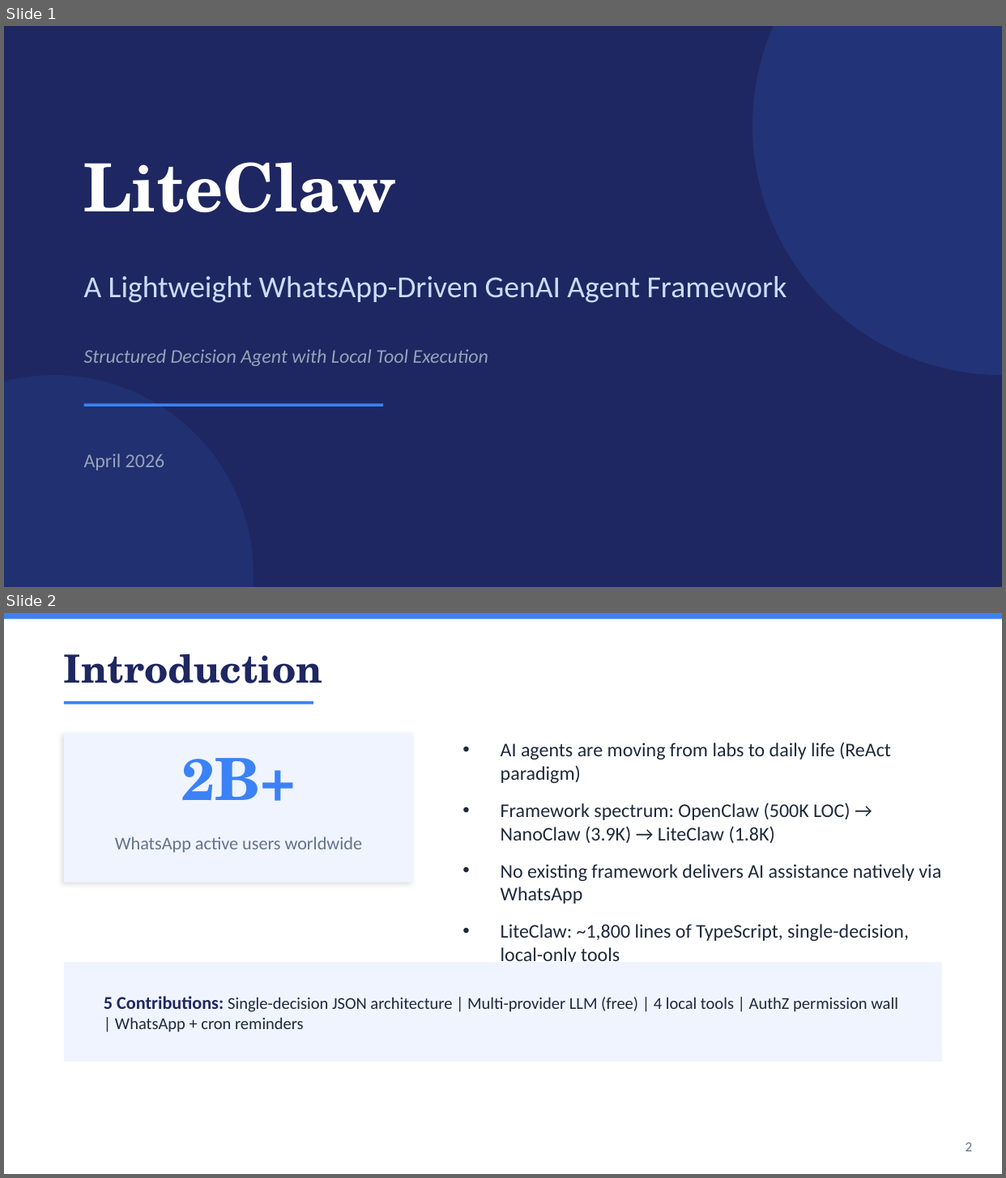
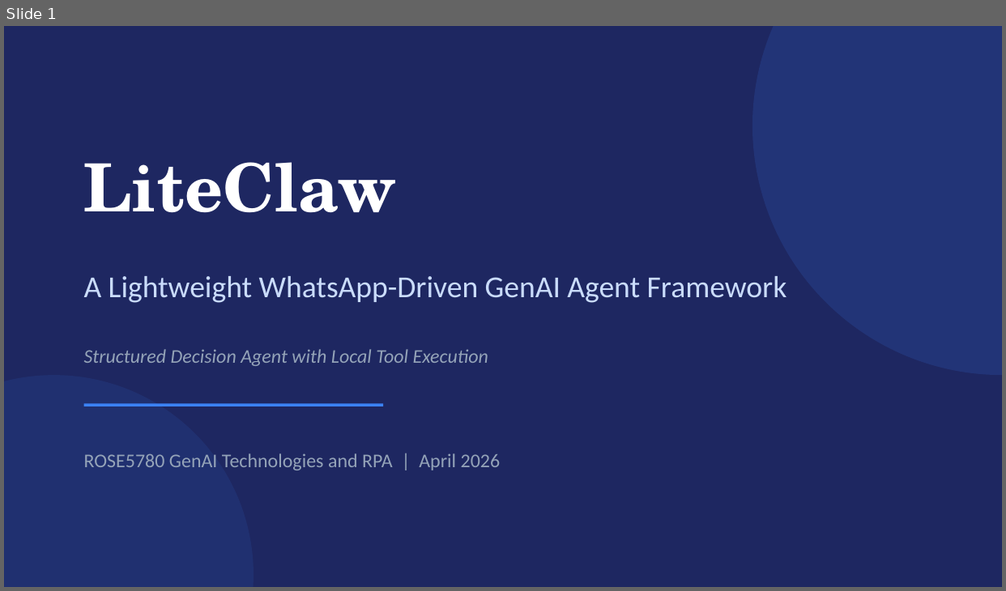
Before and after one commit to LIJianxuanLeo/liteclaw, a slide deck: docs/presentation.pptx. Shown one above the other, each under a label of ours: slides 1 and 2 before the commit, slide 1 after it. The pictures are 1006x1178 and 1006x591 pixels, drawn with LibreOffice and Linux fonts; fonts in the diff are those of the drawing. Boxes give left, top, right and bottom in pixels: in the first picture for what was removed or moved away, otherwise in the second. Text is boxed around its words. In the diff, an @@ line names an element or a change of style, - is before the commit and + after.

```diff
--- a/docs/presentation.pptx
+++ b/docs/presentation.pptx
@@ slide 2 removed at bbox=[4, 613, 1002, 1174], background #FFFFFF @@
@@ rectangle removed at bbox=[4, 613, 1002, 619] @@
@@ text removed at bbox=[64, 653, 323, 683] @@
-Introduction
@@ line removed from (64, 703) to (313, 703) @@
@@ rectangle removed at bbox=[64, 733, 413, 883] @@
@@ text removed at bbox=[181, 758, 296, 801] @@
-2B+
@@ text removed at bbox=[501, 743, 941, 962] @@
-• AI agents are moving from labs to daily life (ReAct paradigm)
-• Framework spectrum: OpenClaw (500K LOC) → NanoClaw (3.9K) → LiteClaw (1.8K)
-• No existing framework delivers AI assistance natively via WhatsApp
-• LiteClaw: ~1,800 lines of TypeScript, single-decision, local-only tools
@@ text removed at bbox=[115, 837, 362, 853] @@
-WhatsApp active users worldwide
@@ rectangle removed at bbox=[64, 962, 942, 1062] @@
@@ text removed at bbox=[104, 996, 898, 1033] @@
-5 Contributions: Single-decision JSON architecture | Multi-provider LLM (free) | 4 local tools | AuthZ permission wall | WhatsApp + cron reminders
@@ text removed at bbox=[965, 1143, 973, 1152] @@
-2
@@ slide 1 changed as well @@
@@ text at bbox=[84, 454, 501, 471]: text changed @@
-April 2026
+ROSE5780 GenAI Technologies and RPA | April 2026
```
Also in this commit, not shown: 6 other slides changed, 3 slides added, 2 other slides removed, 4 other files.
